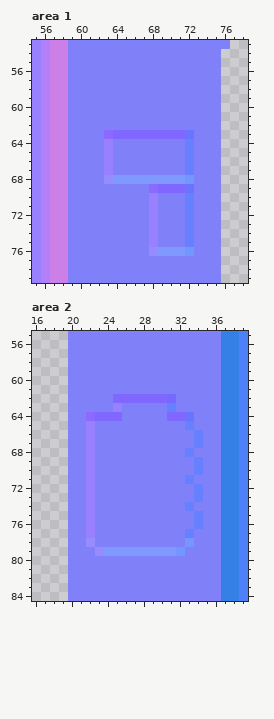
Edited in one commit: pixel-art file (Assets/Ships/NorikerMKI/NorikerMKI-NORMAL.aseprite). The picture above was drawn from the file before the commit.
138x112 pixels, 1 frame. Colours within 5 levels of each other are drawn and written as one. Shown: area 1: x 55..78, y 53..79; area 2: x 16..39, y 55..84. The commit also changed other parts of the picture, which this record leaves out.
Once edited:
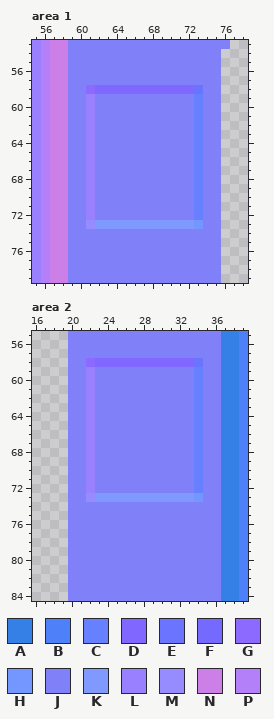
Palette (. is transparent): A #3480e7  B #4d80f9  C #6780ff  D #8067ff  E #6a74ff  F #746aff  G #8c6aff  H #7496ff  J #8080f9  K #8099ff  L #9980ff  M #968cff  N #cc80e7  P #b380f9
Change:
{"where": "area 1, layer \"Hull\""}
{"y":58,"x":61,"old":"JJJJJJJJJJJJJ","new":"GDDDDDDDDDDDE"}
{"y":59,"x":61,"old":"J","new":"L"}
{"y":59,"x":73,"old":"J","new":"C"}
{"y":60,"x":61,"old":"J","new":"L"}
{"y":60,"x":73,"old":"J","new":"C"}
{"y":61,"x":61,"old":"J","new":"L"}
{"y":61,"x":73,"old":"J","new":"C"}
{"y":62,"x":61,"old":"J","new":"L"}
{"y":62,"x":73,"old":"J","new":"C"}
{"y":63,"x":61,"old":"J","new":"L"}
{"y":63,"x":63,"old":"GDDDDDDDDEJ","new":"JJJJJJJJJJC"}
{"y":64,"x":61,"old":"J","new":"L"}
{"y":64,"x":63,"old":"L","new":"J"}
{"y":64,"x":72,"old":"CJ","new":"JC"}
{"y":65,"x":61,"old":"J","new":"L"}
{"y":65,"x":63,"old":"L","new":"J"}
{"y":65,"x":72,"old":"CJ","new":"JC"}
{"y":66,"x":61,"old":"J","new":"L"}
{"y":66,"x":63,"old":"L","new":"J"}
{"y":66,"x":72,"old":"CJ","new":"JC"}
{"y":67,"x":61,"old":"J","new":"L"}
{"y":67,"x":63,"old":"L","new":"J"}
{"y":67,"x":72,"old":"CJ","new":"JC"}
{"y":68,"x":61,"old":"J","new":"L"}
{"y":68,"x":63,"old":"MKKKKKKKKHJ","new":"JJJJJJJJJJC"}
{"y":69,"x":61,"old":"J","new":"L"}
{"y":69,"x":68,"old":"GDDDEJ","new":"JJJJJC"}
{"y":70,"x":61,"old":"J","new":"L"}
{"y":70,"x":68,"old":"L","new":"J"}
{"y":70,"x":72,"old":"CJ","new":"JC"}
{"y":71,"x":61,"old":"J","new":"L"}
{"y":71,"x":68,"old":"L","new":"J"}
{"y":71,"x":72,"old":"CJ","new":"JC"}
{"y":72,"x":61,"old":"J","new":"L"}
{"y":72,"x":68,"old":"L","new":"J"}
{"y":72,"x":72,"old":"CJ","new":"JC"}
{"y":73,"x":61,"old":"JJJJJJJLJJJCJ","new":"MKKKKKKKKKKKH"}
{"y":74,"x":68,"old":"L","new":"J"}
{"y":74,"x":72,"old":"C","new":"J"}
{"y":75,"x":68,"old":"L","new":"J"}
{"y":75,"x":72,"old":"C","new":"J"}
{"y":76,"x":68,"old":"MKKKH","new":"JJJJJ"}
{"where": "area 2, layer \"Hull\""}
{"y":58,"x":22,"old":"JJJJJJJJJJJJJ","new":"GDDDDDDDDDDDE"}
{"y":59,"x":22,"old":"J","new":"L"}
{"y":59,"x":34,"old":"J","new":"C"}
{"y":60,"x":22,"old":"J","new":"L"}
{"y":60,"x":34,"old":"J","new":"C"}
{"y":61,"x":22,"old":"J","new":"L"}
{"y":61,"x":34,"old":"J","new":"C"}
{"y":62,"x":22,"old":"J","new":"L"}
{"y":62,"x":25,"old":"DDDDDDF","new":"JJJJJJJ"}
{"y":62,"x":34,"old":"J","new":"C"}
{"y":63,"x":22,"old":"J","new":"L"}
{"y":63,"x":25,"old":"L","new":"J"}
{"y":63,"x":31,"old":"C","new":"J"}
{"y":63,"x":34,"old":"J","new":"C"}
{"y":64,"x":22,"old":"GDDD","new":"LJJJ"}
{"y":64,"x":31,"old":"DDEJ","new":"JJJC"}
{"y":65,"x":33,"old":"CJ","new":"JC"}
{"y":68,"x":33,"old":"CJ","new":"JC"}
{"y":71,"x":33,"old":"CJ","new":"JC"}
{"y":73,"x":22,"old":"LJJJJJJJJJJJC","new":"MKKKKKKKKKKKH"}
{"y":74,"x":22,"old":"L","new":"J"}
{"y":74,"x":33,"old":"C","new":"J"}
{"y":75,"x":22,"old":"L","new":"J"}
{"y":75,"x":34,"old":"C","new":"J"}
{"y":76,"x":22,"old":"L","new":"J"}
{"y":76,"x":34,"old":"C","new":"J"}
{"y":77,"x":22,"old":"L","new":"J"}
{"y":77,"x":33,"old":"C","new":"J"}
{"y":78,"x":22,"old":"M","new":"J"}
{"y":78,"x":33,"old":"H","new":"J"}
{"y":79,"x":23,"old":"MKKKKKKKKH","new":"JJJJJJJJJJ"}
{"label":"changed","picture_box":[86,85,203,256]}
{"label":"changed","picture_box":[86,358,203,556]}
